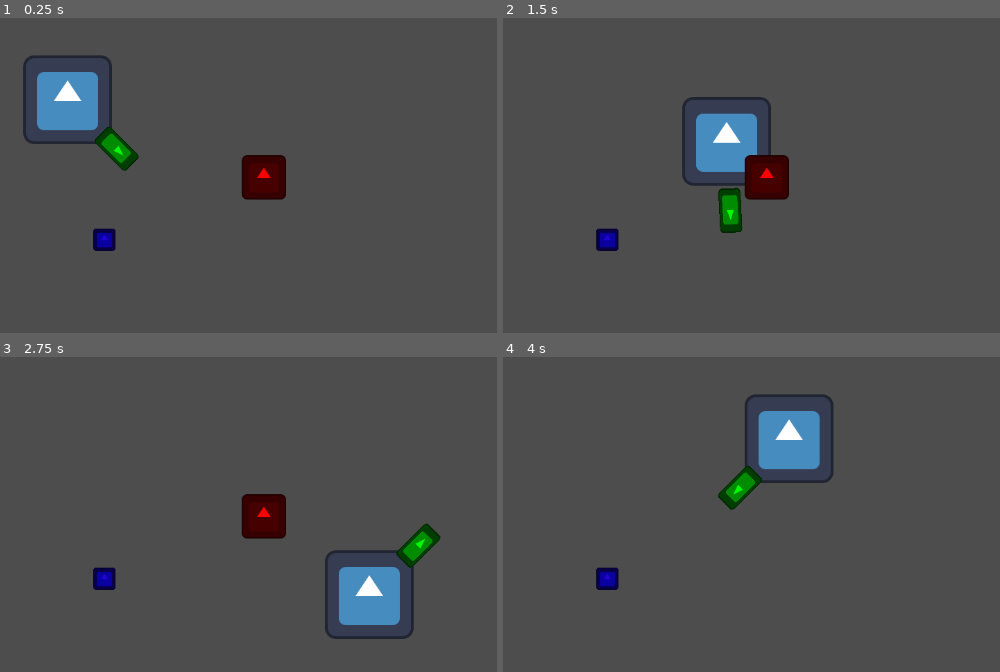
Above: before the commit, frames 1-4 (two rows, left to right).
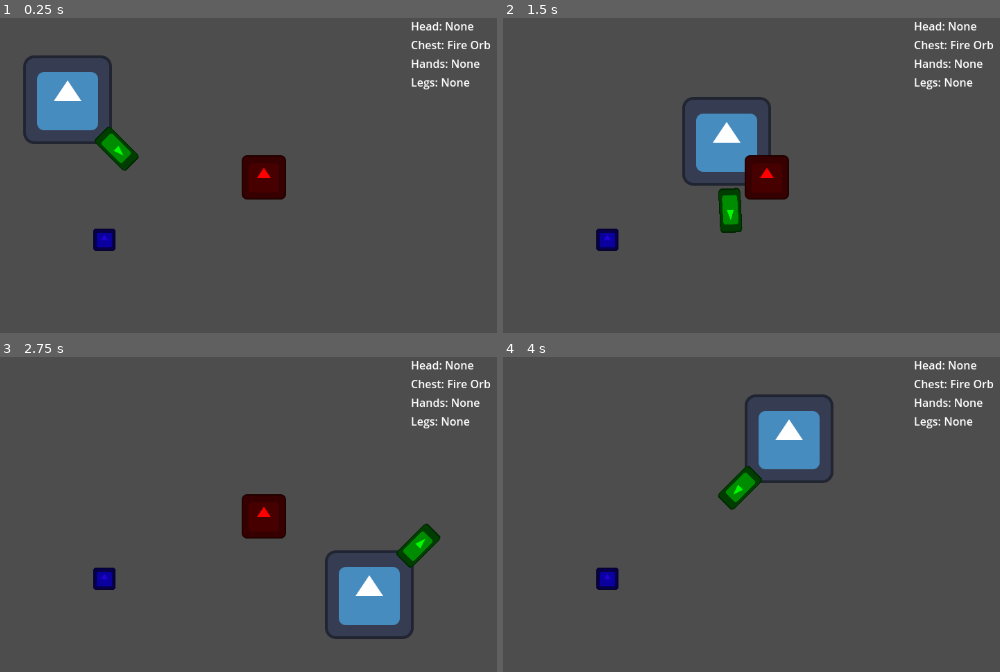
Above: after the commit, the same moments.

Repository: TRushton95/Aberration
Game: Godot game, scene res://game/game.tscn
Same seed, same stepped clock (60 frames per second), same inputs: the game is played once before the commit and once after it. The engine's default icon, where the game draws it, is replaced by a stand-in: a white triangle on a blue panel in a dark square.
Inputs:
- Up to frame 1 (0.25 s): no input
- Up to frame 2 (1.5 s): tap Enter (attack) at 0.5, 0.6, 1.35 s; hold D (move_right) 0.53-1.28 s; hold S (move_down) from 1.28 s (still down)
- Up to frame 3 (2.75 s): release S (move_down) at 2.03 s; hold D (move_right) from 2.03 s (still down); tap Enter (attack) at 2.1 s
- Up to frame 4 (4 s): release D (move_right) at 2.78 s; hold W (move_up) 2.78-3.53 s; tap Enter (attack) at 2.85, 3.6 s; hold A (move_left) from 3.53 s (still down)

The runs differ from the first frame. In frame 1, 0.8% of the frame differs, in the area x 82-99%, y 1-23%; in frame 2, 0.8%; in frame 3, 0.8%; in frame 4, 0.8%.

Commit message:
Add debug ui to display orb labels

Diff:
--- a/src/game/entities/player/player.gd
+++ b/src/game/entities/player/player.gd
@@ -64,6 +64,15 @@
 		new_orb.enter_chest(self)
 
 
+func get_orb_slot(slot: Enums.OrbSlot) -> Orb:
+	var result : Orb = null
+
+	if _orb_slots.has(slot):
+		result = _orb_slots[slot]
+
+	return result
+
+
 func _update_orb_slots() -> void:
 	for slot in _orb_slots.keys():
 		var orb : Orb = _orb_slots[slot] as Orb
--- a/src/game/game.gd
+++ b/src/game/game.gd
@@ -1,4 +1,24 @@
 extends Node2D
 class_name Game
 
+@onready var _game_ui : GameUI = $GameUI
 @onready var _player : Player = $Player
+
+
+func _ready() -> void:
+	_player.set_orb_slot(Enums.OrbSlot.CHEST, load("res://game/orbs/fire/fire_orb.tscn").instantiate())
+	set_orb_name_debug_labels()
+
+
+func set_orb_name_debug_labels() -> void:
+	var head_orb : Orb = _player.get_orb_slot(Enums.OrbSlot.HEAD)
+	var chest_orb : Orb = _player.get_orb_slot(Enums.OrbSlot.CHEST)
+	var hands_orb : Orb = _player.get_orb_slot(Enums.OrbSlot.HANDS)
+	var legs_orb : Orb = _player.get_orb_slot(Enums.OrbSlot.LEGS)
+
+	var head : String = head_orb.get_display_name() if head_orb != null else "None"
+	var chest : String = chest_orb.get_display_name() if chest_orb != null else "None"
+	var hands : String = hands_orb.get_display_name() if hands_orb != null else "None"
+	var legs : String = legs_orb.get_display_name() if legs_orb != null else "None"
+
+	_game_ui.set_orb_names(head, chest, hands, legs)
--- a/src/game/game.tscn
+++ b/src/game/game.tscn
@@ -1,9 +1,10 @@
-[gd_scene load_steps=5 format=3 uid="uid://bb7raaivjx0tf"]
+[gd_scene load_steps=6 format=3 uid="uid://bb7raaivjx0tf"]
 
 [ext_resource type="Script" uid="uid://bhm1yd13rhy03" path="res://game/game.gd" id="1_l1rk1"]
 [ext_resource type="PackedScene" uid="uid://bee8iw7q7gjo7" path="res://game/entities/player/player.tscn" id="2_vasa2"]
 [ext_resource type="PackedScene" uid="uid://nqfokyahs0fw" path="res://game/entities/enemy/enemy.tscn" id="3_h7iqs"]
 [ext_resource type="PackedScene" uid="uid://fklovbofikuw" path="res://game/entities/orb_pickup/orb_pickup.tscn" id="4_4fuuu"]
+[ext_resource type="PackedScene" uid="uid://dndwvdj1mvb75" path="res://game/ui/game_ui.tscn" id="5_dxrkv"]
 
 [node name="Game" type="Node2D"]
 script = ExtResource("1_l1rk1")
@@ -16,3 +17,5 @@
 
 [node name="OrbPickup" parent="." instance=ExtResource("4_4fuuu")]
 position = Vector2(410, 320)
+
+[node name="GameUI" parent="." instance=ExtResource("5_dxrkv")]
--- a/src/game/orbs/fire/fire_orb.tscn
+++ b/src/game/orbs/fire/fire_orb.tscn
@@ -4,6 +4,7 @@
 
 [node name="FireOrb" type="Node"]
 script = ExtResource("1_yyeci")
+_display_name = "Fire Orb"
 
 [node name="ChestBurningTimer" type="Timer" parent="."]
 
--- a/src/game/orbs/orb.gd
+++ b/src/game/orbs/orb.gd
@@ -13,6 +13,12 @@
 signal head_entered(player: Player)
 signal head_exited(player: Player)
 signal head_updated(player: Player)
+
+@export var _display_name : String = ""
+
+
+func get_display_name() -> String:
+	return _display_name
 
 
 func enter_chest(player: Player) -> void:
--- /dev/null
+++ b/src/game/ui/game_ui.gd
@@ -0,0 +1,16 @@
+extends CanvasLayer
+class_name GameUI
+
+const ORB_LABEL_FORMAT : String = "%s: %s"
+
+@onready var _head_orb_label : Label = $VBoxContainer/HeadOrbLabel
+@onready var _chest_orb_label : Label = $VBoxContainer/ChestOrbLabel
+@onready var _hands_orb_label : Label = $VBoxContainer/HandsOrbLabel
+@onready var _legs_orb_label : Label = $VBoxContainer/LegsOrbLabel
+
+
+func set_orb_names(head: String, chest: String, hands: String, legs: String) -> void:
+	_head_orb_label.text = ORB_LABEL_FORMAT % [ "Head", head ]
+	_chest_orb_label.text = ORB_LABEL_FORMAT % [ "Chest", chest ]
+	_hands_orb_label.text = ORB_LABEL_FORMAT % [ "Hands", hands ]
+	_legs_orb_label.text = ORB_LABEL_FORMAT % [ "Legs", legs ]
--- /dev/null
+++ b/src/game/ui/game_ui.tscn
@@ -0,0 +1,25 @@
+[gd_scene load_steps=2 format=3 uid="uid://dndwvdj1mvb75"]
+
+[ext_resource type="Script" uid="uid://p8whomltc25m" path="res://game/ui/game_ui.gd" id="1_2yi3t"]
+
+[node name="GameUI" type="CanvasLayer"]
+script = ExtResource("1_2yi3t")
+
+[node name="VBoxContainer" type="VBoxContainer" parent="."]
+custom_minimum_size = Vector2(300, 0)
+offset_left = 1112.0
+offset_right = 1152.0
+offset_bottom = 104.0
+grow_horizontal = 0
+
+[node name="HeadOrbLabel" type="Label" parent="VBoxContainer"]
+layout_mode = 2
+
+[node name="ChestOrbLabel" type="Label" parent="VBoxContainer"]
+layout_mode = 2
+
+[node name="HandsOrbLabel" type="Label" parent="VBoxContainer"]
+layout_mode = 2
+
+[node name="LegsOrbLabel" type="Label" parent="VBoxContainer"]
+layout_mode = 2
Not shown, added: src/game/ui/game_ui.gd.uid
